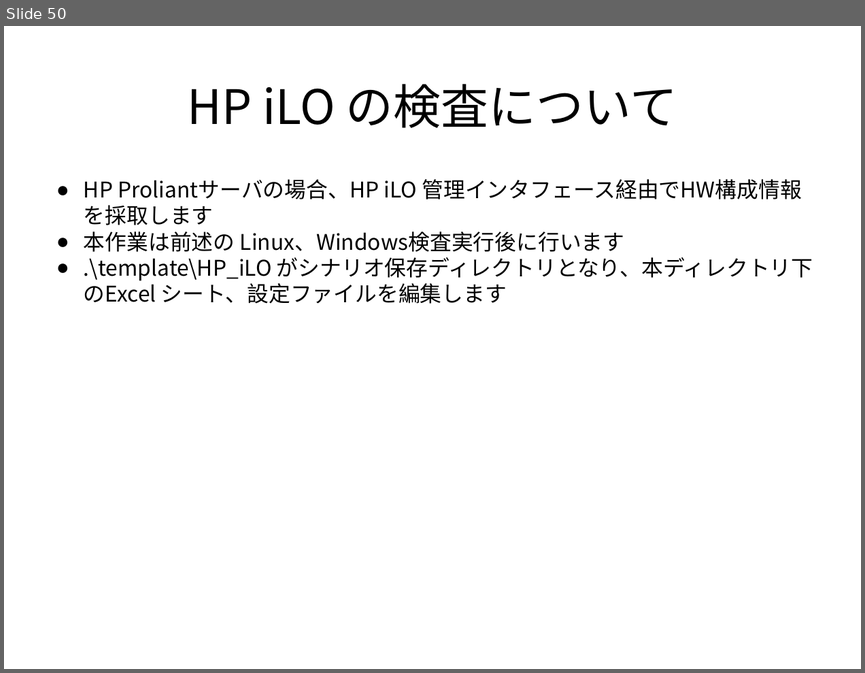
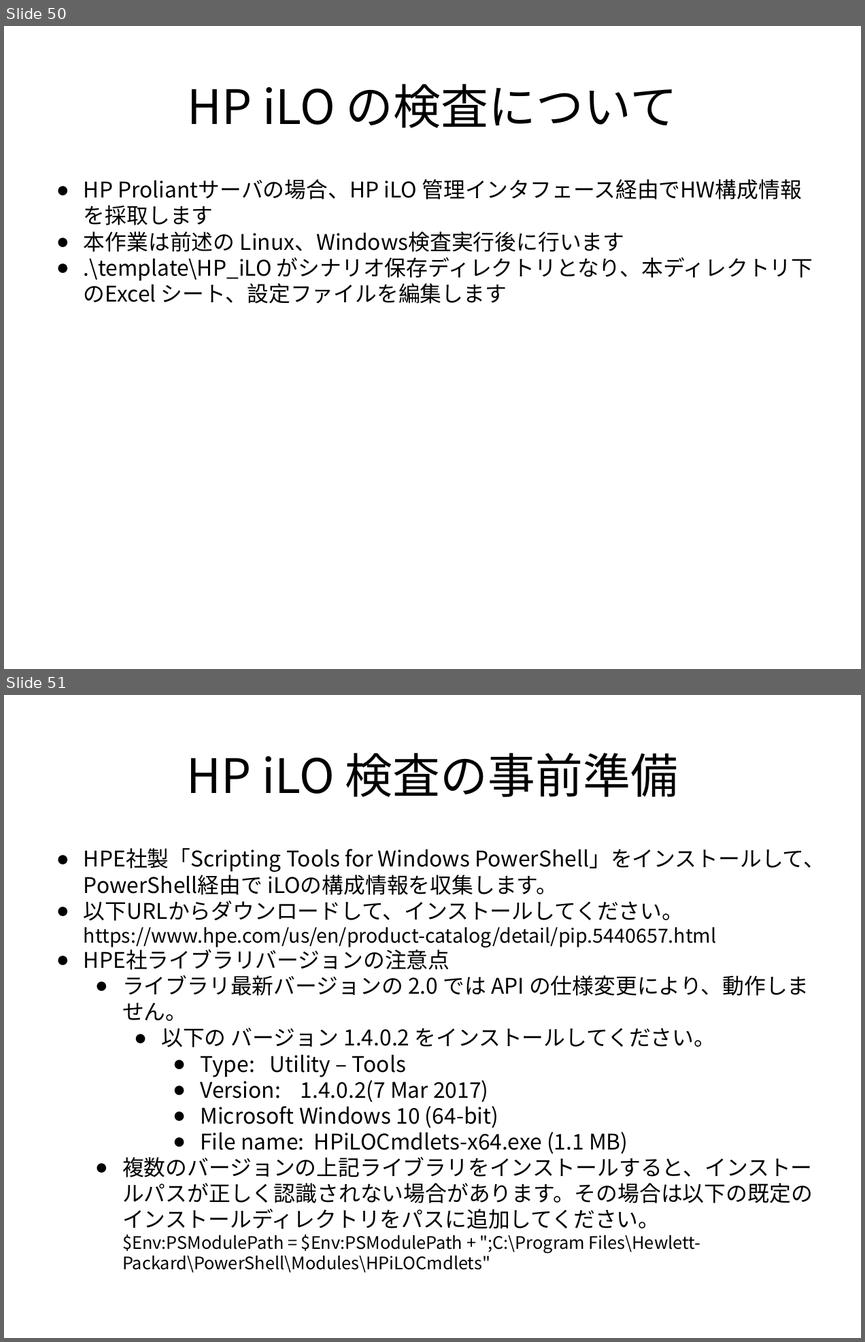
Before and after one commit to frsw3nr/gradle-server-acceptance, a slide deck: docs/jp/tutorial_test_pc.pptx. Shown one above the other, each under a label of ours: slide 50 before the commit, slides 50 and 51 after it. The pictures are 865x673 and 865x1342 pixels, drawn with LibreOffice and Linux fonts; fonts in the diff are those of the drawing. Boxes give left, top, right and bottom in pixels: in the first picture for what was removed or moved away, otherwise in the second. Text is boxed around its words. In the diff, an @@ line names an element or a change of style, - is before the commit and + after.

```diff
--- a/docs/jp/tutorial_test_pc.pptx
+++ b/docs/jp/tutorial_test_pc.pptx
@@ slide 51 added at <box>4,695,861,1338</box>, background #FFFFFF @@
@@ text added at <box>186,753,678,797</box>, 44 pt, text #000000 @@
+HP iLO 検査の事前準備
@@ text added at <box>84,848,825,1272</box>, 20 pt, text #000000 @@
+● HPE社製「Scripting Tools for Windows PowerShell」をインストールして、PowerShell経由で iLOの構成情報を収集します。
+● 以下URLからダウンロードして、インストールしてください。
+  https://www.hpe.com/us/en/product-catalog/detail/pip.5440657.html
+● HPE社ライブラリバージョンの注意点
+  ● ライブラリ最新バージョンの 2.0 では API の仕様変更により、動作しません。
+    ● 以下の バージョン 1.4.0.2 をインストールしてください。
+      ● Type: Utility – Tools
+      ● Version: 1.4.0.2(7 Mar 2017)
+      ● Microsoft Windows 10 (64-bit)
+      ● File name: HPiLOCmdlets-x64.exe (1.1 MB)
+  ● 複数のバージョンの上記ライブラリをインストールすると、インストールパスが正しく認識されない場合があります。その場合は以下の既定のインストールディレクトリをパスに追加してください。
+    $Env:PSModulePath = $Env:PSModulePath + ";C:\Program Files\Hewlett-Packard\PowerShell\Modules\HPiLOCmdlets"
```
Also in this commit, not shown: 9 slides changed, 1 other file.
